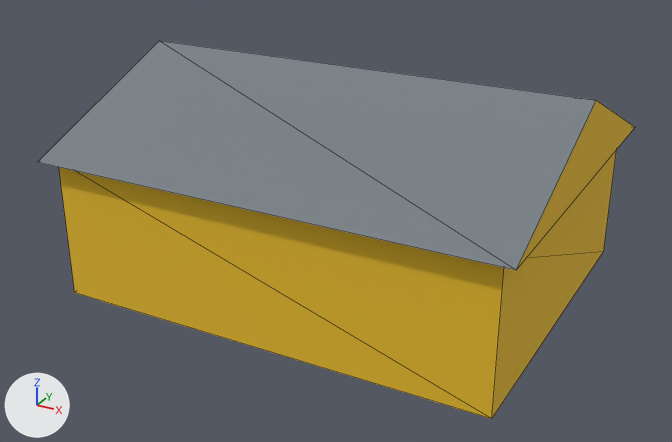
The glTF model airport-h28/PackageSources/modelLib/h28_port_cbsa_shed2/h28_port_cbsa_shed2.gltf, before and after one commit.
Before and after are seen from a 50 mm camera at (9.28, -17.61, 10.03) aimed at (-0.09, -0.59, 1.51). Arrows for +X, +Y and +Z are at lower left; the lights stay in place. The first picture is the older version. Mesh edges are drawn as thin lines. Vertices at exactly the same position are counted once.

Names of what the first picture shows: 'h28_port_cbsa_shed2'.
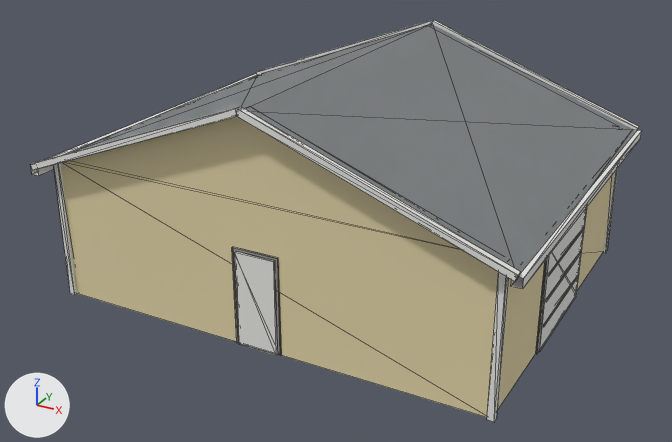
Boxes (x1, y1, x2, y2) around the edits, measured in the pictures (672 x 442 px):
```json
{"object": "h28_port_cbsa_shed2", "change": "reshaped", "before": [38, 41, 635, 419], "after": [31, 20, 641, 422], "on screen": "6% taller"}
{"part": 1, "of": "me_h28_port_cbsa_shed2", "change": "rebuilt", "before": [38, 41, 635, 270], "after": [63, 24, 636, 277], "on screen": "10% taller"}
{"part": 2, "of": "me_h28_port_cbsa_shed2", "change": "added", "after": [31, 20, 641, 422]}
{"part": 3, "of": "me_h28_port_cbsa_shed2", "change": "surface changed", "before": [59, 149, 617, 419], "after": [61, 162, 613, 417], "on screen": "yellow to beige"}
```

The change, as JSON lines over the scene's bpy script:
```json
{"op": "add", "block": "mat_h28_glow", "code": ["mat_h28_glow = bpy.data.materials.new('h28_glow')", "# uses the picture img_h28_port_palette_png"]}
{"block": "me_h28_port_cbsa_shed2", "where": "# used by ob_h28_port_cbsa_shed2; location = (0.0, 0.0, 0.0)"}
{"op": "remove", "block": "me_h28_port_cbsa_shed2", "code": "me_h28_port_cbsa_shed2.from_pydata(...)  # 14 vertices, 14 faces; spans x -5.3..5.3, y -4.3..4.3, z 0.0..4.96"}
{"op": "add", "block": "me_h28_port_cbsa_shed2", "code": "me_h28_port_cbsa_shed2.from_pydata(...)  # 180 vertices, 210 faces; spans x -5.45..5.45, y -4.42..4.42, z 0.0..5.19"}
{"block": "me_h28_port_cbsa_shed2", "change": "me_h28_port_cbsa_shed2 part 1: the loose piece of 6 vertices spanning x -5.3..5.3, y -4.3..4.3, z 3.2..4.96 is rebuilt with 6 vertices and now spans x -5.35..5.35, y -4.35..4.35, z 3.12..5.12"}
{"block": "me_h28_port_cbsa_shed2", "change": "me_h28_port_cbsa_shed2 part 2"}
{"block": "me_h28_port_cbsa_shed2", "change": "106 vertices are added at x -5.45..5.37, y -4.42..4.35, z 0.0..5.19"}
{"block": "me_h28_port_cbsa_shed2", "change": "32 new vertices lie (0.0, 0.14, 0.0) away from vertices in x -5.37..5.37, y -4.42..4.28, z 0.0..5.19"}
{"block": "me_h28_port_cbsa_shed2", "change": "12 new vertices lie (0.07, 0.0, 0.0) away from vertices in x 5.0, y -1.3..1.3, z 0.55..1.75"}
{"block": "me_h28_port_cbsa_shed2", "change": "8 new vertices lie (0.2, 0.0, 0.0) away from vertices in x -5.45..5.25, y -4.35..4.35, z 2.92..3.12"}
{"block": "me_h28_port_cbsa_shed2", "change": "8 new vertices lie (0.0, 0.05, 0.0) away from vertices in x -0.5..0.5, y -4.05..4.0, z 0.0..2.1"}
{"block": "me_h28_port_cbsa_shed2", "change": "192 new faces join them, mat_h28_flat (picture img_h28_port_palette_png)"}
{"block": "me_h28_port_cbsa_shed2", "change": "2 new faces join them, mat_h28_glow"}
{"block": "me_h28_port_cbsa_shed2", "change": "me_h28_port_cbsa_shed2 part 3: 8 kept faces spanning x -5.0..5.0, y -4.0..4.0, z 0.0..3.2 get new texture (UV) coordinates"}
{"op": "add", "block": "me_h28_port_cbsa_shed2", "code": "me_h28_port_cbsa_shed2.materials.append(mat_h28_glow)"}
```
